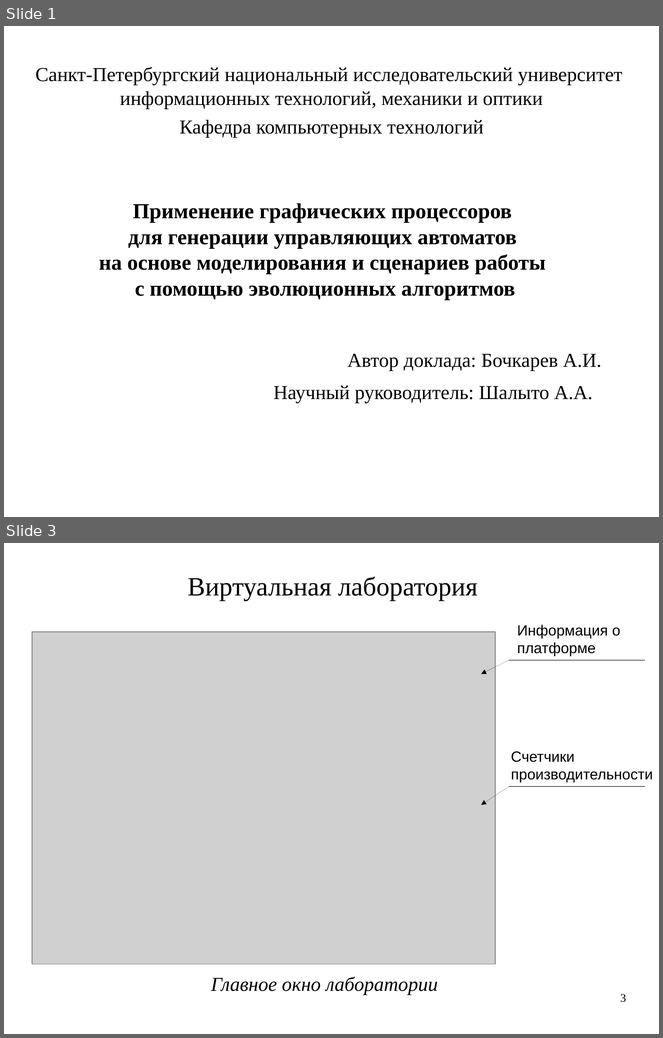
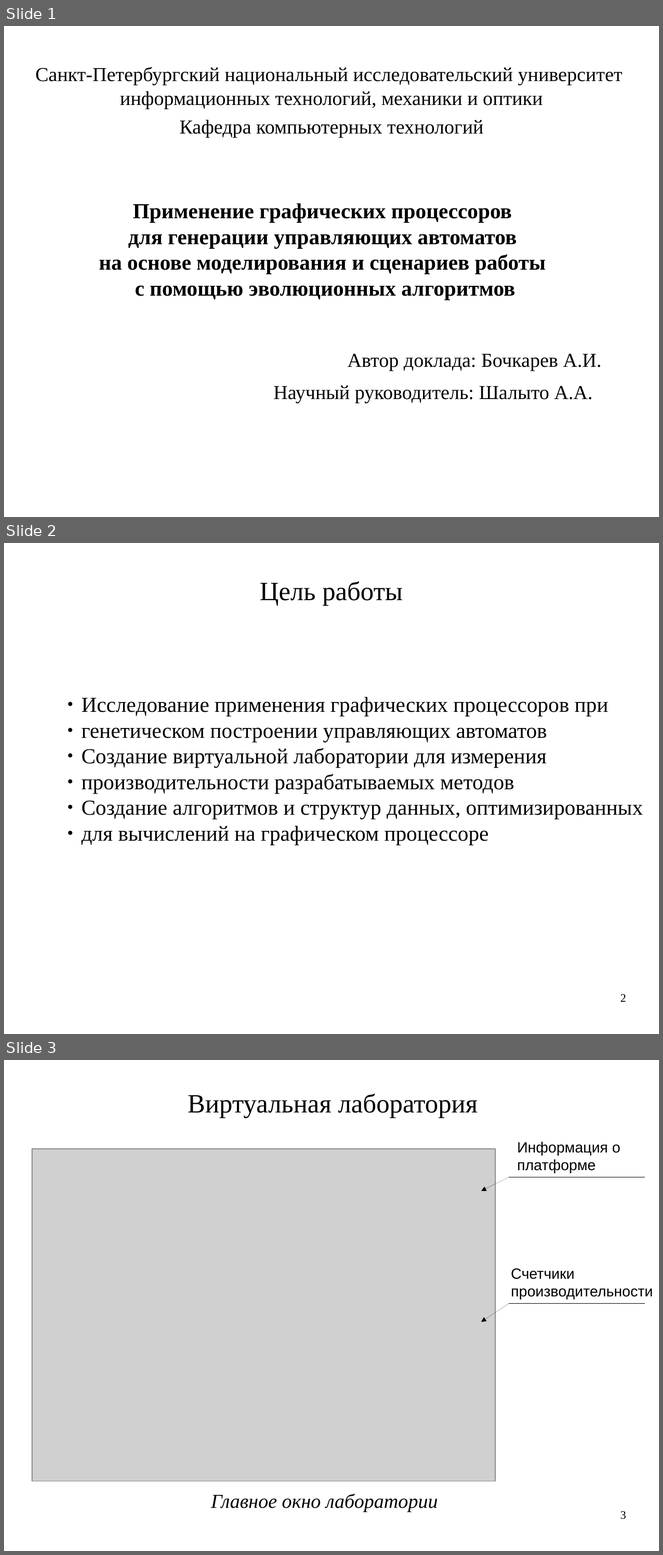
Before and after one commit to artem-bochkarev/master-work, a slide deck: Papers/PresentationKMU.odp. Shown one above the other, each under a label of ours: slides 1 and 3 before the commit, slides 1, 2 and 3 after it; the slides between them are not shown. The pictures are 663x1038 and 663x1555 pixels, drawn with LibreOffice and Linux fonts; fonts in the diff are those of the drawing; grey boxes stand for pictures. Boxes give left, top, right and bottom in pixels: in the first picture for what was removed or moved away, otherwise in the second. Text is boxed around its words. In the diff, an @@ line names an element or a change of style, - is before the commit and + after.

```diff
--- a/Papers/PresentationKMU.odp
+++ b/Papers/PresentationKMU.odp
@@ slide 2 added at bbox=[4, 543, 659, 1034], background #FFFFFF @@
@@ text added at bbox=[260, 581, 403, 605], 32 pt, text #000000 @@
+Цель работы
@@ text added at bbox=[81, 697, 643, 846], 26 pt, text #000000 @@
+● Исследование применения графических процессоров при
+● генетическом построении управляющих автоматов
+● Создание виртуальной лаборатории для измерения
+● производительности разрабатываемых методов
+● Создание алгоритмов и структур данных, оптимизированных
+● для вычислений на графическом процессоре
@@ page number added at bbox=[621, 994, 626, 1002], 14 pt, text #000000 @@
+2
```
Also in this commit, not shown: 5 slides changed, 1 other slide added, 1 slide removed, 4 other files.
